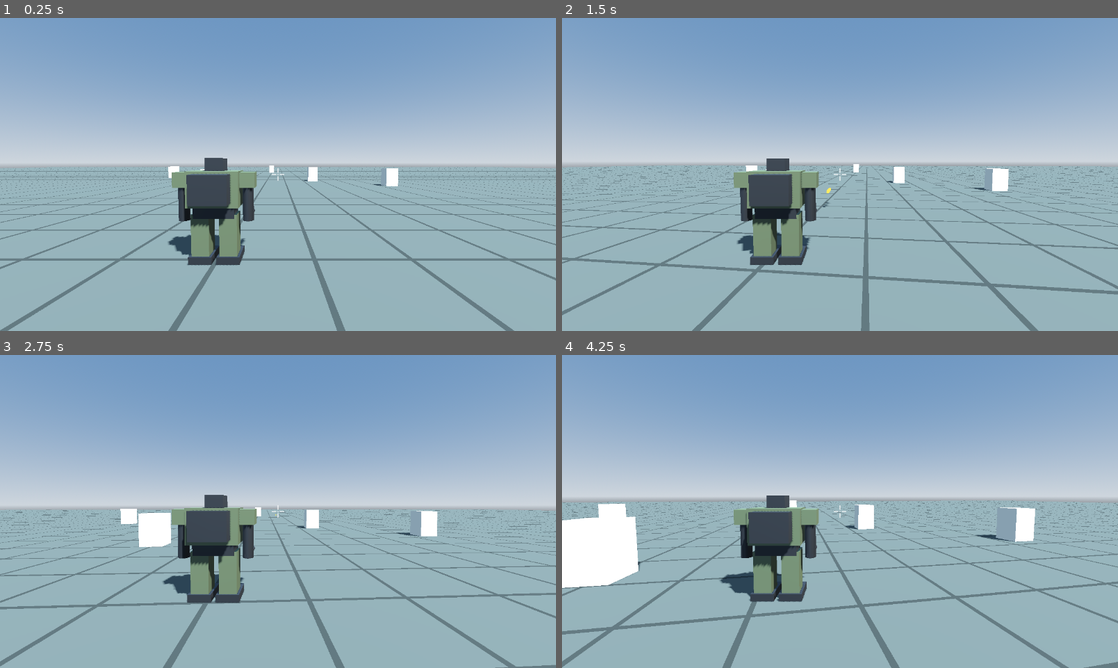
Above: before the commit, frames 1-4 (two rows, left to right).
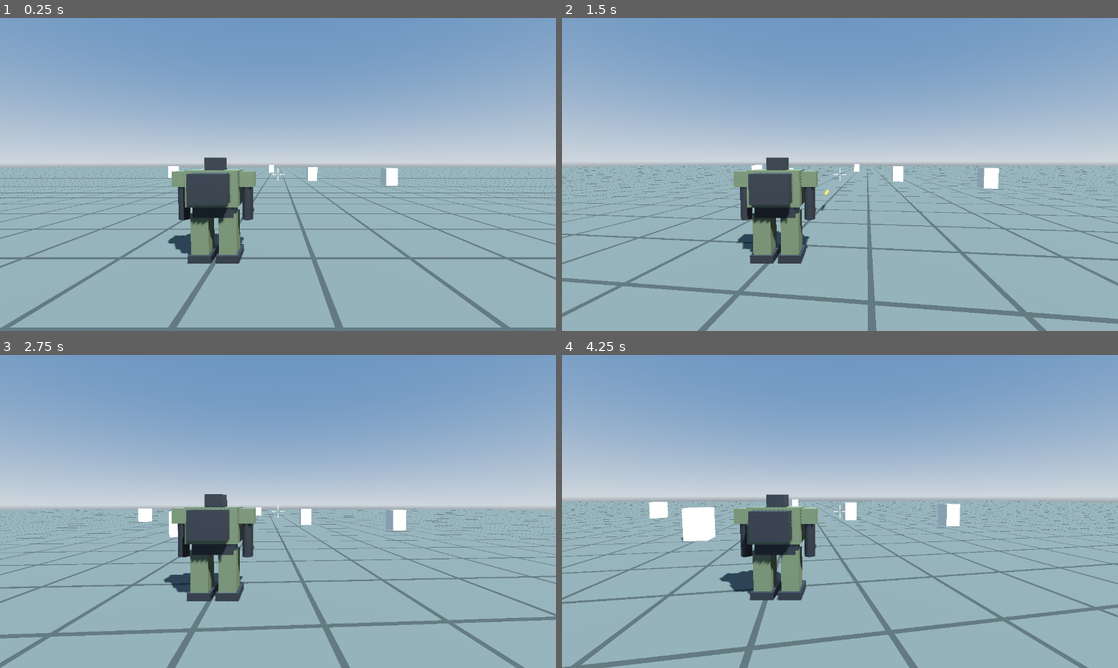
Above: after the commit, the same moments.

Repository: Sierra-117605/ARSENAL-FRONT
Game: Godot game, scene res://scenes/field_3d.tscn
The game is run twice, just before and just after one commit, with the same random seed, the same clock (stepped at 60 frames per second) and the same inputs.
Inputs (mouse positions are in pixels of both pictures, inside the frame that each line leads up to):
- Up to frame 1 (0.25 s): no input
- Up to frame 2 (1.5 s): tap Enter at 0.5 s; move the mouse to (867, 174) at 0.52 s; hold W (move_forward) from 0.53 s (still down); click (867, 174) at 0.6 s; move the mouse to (812, 174) at 1.27 s; click (812, 174) at 1.35 s
- Up to frame 3 (2.75 s): keep holding W (move_forward); move the mouse to (289, 505) at 2.02 s; click (289, 505) at 2.1 s
- Up to frame 4 (4.25 s): keep holding W (move_forward); move the mouse to (834, 517) at 2.77 s; click (834, 517) at 2.85 s; move the mouse to (878, 514) at 3.52 s; click (878, 514) at 3.6 s

The runs differ from the first frame. In frame 1, 6.4% of the frame differs, in the area x 0-100%, y 44-100%; in frame 2, 9.1%; in frame 3, 8.7%; in frame 4, 14%.

Commit message:
N1-5b: 自機を全高 15m（多用途歩行機）に拡大、カメラ・弾・標的・地面を合わせる
Co-Authored-By: Claude Opus 5 <noreply@anthropic.com>

Diff:
--- a/scenes/bullet.tscn
+++ b/scenes/bullet.tscn
@@ -10,7 +10,7 @@
 emission_energy_multiplier = 3.0
 
 [sub_resource type="BoxMesh" id="Mesh_tracer"]
-size = Vector3(0.2, 0.2, 2.5)
+size = Vector3(0.6, 0.6, 8)
 
 [node name="Bullet" type="Node3D"]
 script = ExtResource("1_bullet")
--- a/scenes/field_3d.tscn
+++ b/scenes/field_3d.tscn
@@ -33,7 +33,7 @@
 }
 
 void fragment() {
-	vec2 cell = abs(fract(world_pos.xz / 4.0) - 0.5);
+	vec2 cell = abs(fract(world_pos.xz / 15.0) - 0.5);
 	float line = step(0.475, max(cell.x, cell.y));
 	ALBEDO = mix(vec3(0.34, 0.36, 0.33), vec3(0.22, 0.24, 0.22), line);
 	ROUGHNESS = 0.95;
@@ -44,10 +44,10 @@
 shader = SubResource("GridShader")
 
 [sub_resource type="PlaneMesh" id="GroundMesh"]
-size = Vector2(400, 400)
+size = Vector2(1500, 1500)
 
 [sub_resource type="BoxShape3D" id="GroundShape"]
-size = Vector3(400, 1, 400)
+size = Vector3(1500, 1, 1500)
 
 [node name="Field3D" type="Node3D"]
 
@@ -73,23 +73,23 @@
 [node name="Targets" type="Node3D" parent="."]
 
 [node name="Target1" parent="Targets" instance=ExtResource("7_target")]
-transform = Transform3D(1, 0, 0, 0, 1, 0, 0, 0, 1, -8, 0, -25)
+transform = Transform3D(1, 0, 0, 0, 1, 0, 0, 0, 1, -30, 0, -94)
 target_id = "target_01"
 
 [node name="Target2" parent="Targets" instance=ExtResource("7_target")]
-transform = Transform3D(1, 0, 0, 0, 1, 0, 0, 0, 1, 10, 0, -40)
+transform = Transform3D(1, 0, 0, 0, 1, 0, 0, 0, 1, 37.5, 0, -150)
 target_id = "target_02"
 
 [node name="Target3" parent="Targets" instance=ExtResource("7_target")]
-transform = Transform3D(1, 0, 0, 0, 1, 0, 0, 0, 1, -25, 0, -50)
+transform = Transform3D(1, 0, 0, 0, 1, 0, 0, 0, 1, -94, 0, -187.5)
 target_id = "target_03"
 
 [node name="Target4" parent="Targets" instance=ExtResource("7_target")]
-transform = Transform3D(1, 0, 0, 0, 1, 0, 0, 0, 1, 22, 0, -30)
+transform = Transform3D(1, 0, 0, 0, 1, 0, 0, 0, 1, 82.5, 0, -112.5)
 target_id = "target_04"
 
 [node name="Target5" parent="Targets" instance=ExtResource("7_target")]
-transform = Transform3D(1, 0, 0, 0, 1, 0, 0, 0, 1, 0, 0, -80)
+transform = Transform3D(1, 0, 0, 0, 1, 0, 0, 0, 1, 0, 0, -300)
 target_id = "target_05"
 
 [node name="Pilot" type="Node" parent="." node_paths=PackedStringArray("start_seat")]
--- a/scenes/robot.tscn
+++ b/scenes/robot.tscn
@@ -55,22 +55,24 @@
 size = Vector3(1.4, 1.1, 0.6)
 
 [sub_resource type="CapsuleShape3D" id="Shape_body"]
-radius = 1.0
-height = 4.0
+radius = 3.75
+height = 15.0
 
 [node name="Robot" type="CharacterBody3D"]
 script = ExtResource("1_robot")
 pilotable_id = "robot_01"
+machine_type = "multirole_walker"
 
 [node name="DriverSeat" type="Marker3D" parent="."]
-transform = Transform3D(1, 0, 0, 0, 1, 0, 0, 0, 1, 0, 3, 0)
+transform = Transform3D(1, 0, 0, 0, 1, 0, 0, 0, 1, 0, 11.25, 0)
 script = ExtResource("2_seat")
 
 [node name="Collision" type="CollisionShape3D" parent="."]
-transform = Transform3D(1, 0, 0, 0, 1, 0, 0, 0, 1, 0, 2, 0)
+transform = Transform3D(1, 0, 0, 0, 1, 0, 0, 0, 1, 0, 7.5, 0)
 shape = SubResource("Shape_body")
 
 [node name="Visual" type="Node3D" parent="."]
+transform = Transform3D(3.75, 0, 0, 0, 3.75, 0, 0, 0, 3.75, 0, 0, 0)
 
 [node name="LegL" type="MeshInstance3D" parent="Visual"]
 transform = Transform3D(1, 0, 0, 0, 1, 0, 0, 0, 1, -0.55, 1.05, 0)
@@ -143,5 +145,5 @@
 surface_material_override/0 = SubResource("Mat_frame")
 
 [node name="Weapon" type="Marker3D" parent="."]
-transform = Transform3D(1, 0, 0, 0, 1, 0, 0, 0, 1, 1.3, 1.75, -1.45)
+transform = Transform3D(1, 0, 0, 0, 1, 0, 0, 0, 1, 4.875, 6.5625, -5.4375)
 script = ExtResource("3_weapon")
--- a/scenes/target.tscn
+++ b/scenes/target.tscn
@@ -3,18 +3,18 @@
 [ext_resource type="Script" path="res://scripts/action/target.gd" id="1_target"]
 
 [sub_resource type="BoxMesh" id="Mesh_target"]
-size = Vector3(2, 3, 2)
+size = Vector3(7.5, 11.25, 7.5)
 
 [sub_resource type="BoxShape3D" id="Shape_target"]
-size = Vector3(2, 3, 2)
+size = Vector3(7.5, 11.25, 7.5)
 
 [node name="Target" type="StaticBody3D"]
 script = ExtResource("1_target")
 
 [node name="Mesh" type="MeshInstance3D" parent="."]
-transform = Transform3D(1, 0, 0, 0, 1, 0, 0, 0, 1, 0, 1.5, 0)
+transform = Transform3D(1, 0, 0, 0, 1, 0, 0, 0, 1, 0, 5.625, 0)
 mesh = SubResource("Mesh_target")
 
 [node name="Collision" type="CollisionShape3D" parent="."]
-transform = Transform3D(1, 0, 0, 0, 1, 0, 0, 0, 1, 0, 1.5, 0)
+transform = Transform3D(1, 0, 0, 0, 1, 0, 0, 0, 1, 0, 5.625, 0)
 shape = SubResource("Shape_target")
--- a/scripts/action/bullet.gd
+++ b/scripts/action/bullet.gd
@@ -5,9 +5,9 @@
 ## 当たった相手が take_hit を持っていれば呼ぶ（標的などが受け取る）。
 
 ## 飛ぶ速さ（メートル/秒）
-@export var speed: float = 100.0
+@export var speed: float = 300.0
 ## これだけ飛んだら消える（メートル）
-@export var max_distance: float = 300.0
+@export var max_distance: float = 1200.0
 ## 1 発のダメージ（標的の耐久を減らす量）
 @export var damage: int = 1
 
--- a/scripts/action/player_input.gd
+++ b/scripts/action/player_input.gd
@@ -12,7 +12,7 @@
 @export var mouse_sensitivity: float = 0.003
 
 ## 照準の先を探す最大距離（メートル）
-@export var aim_range: float = 500.0
+@export var aim_range: float = 2000.0
 
 ## マウスでカメラを回せる状態か（Esc で解除、画面クリックで再開）
 var look_enabled: bool = true
--- a/scripts/action/robot.gd
+++ b/scripts/action/robot.gd
@@ -1,11 +1,14 @@
 class_name Robot
 extends Pilotable
 ## 二足歩行ロボット。操縦入力に従って歩く。
+## Phase 1 の自機は多用途歩行機（全高 約 15m、SPEC §0.9）。
 
+## 機種（SPEC §0.9 の機種区分。保存用の文字列）
+@export var machine_type: String = "multirole_walker"
 ## 歩く速さ（メートル/秒）
-@export var walk_speed: float = 6.0
+@export var walk_speed: float = 12.0
 ## 歩き出し・止まりの滑らかさ（大きいほどキビキビ）
-@export var acceleration: float = 30.0
+@export var acceleration: float = 40.0
 
 ## 重力の強さ（プロジェクト設定の値を使う）
 var gravity: float = ProjectSettings.get_setting("physics/3d/default_gravity")
@@ -34,3 +37,16 @@
 	# 射撃ボタンが押されていれば、照準の先へ撃つ
 	if control["fire"] and weapon != null:
 		weapon.try_fire(Pilotable.aim_point(control), self)
+
+
+## 保存用の状態に機種を加える
+func to_dict() -> Dictionary:
+	var data := super.to_dict()
+	data["machine_type"] = machine_type
+	return data
+
+
+## 保存した状態から機種も戻す
+func from_dict(data: Dictionary) -> void:
+	super.from_dict(data)
+	machine_type = data.get("machine_type", machine_type)
--- a/scripts/action/third_person_view.gd
+++ b/scripts/action/third_person_view.gd
@@ -4,13 +4,13 @@
 ## 機体が画面のやや左に映り、画面中央の照準が機体に隠れない（SPEC §0.7）。
 
 ## 回転の中心の高さ（機体の足元から。胸〜頭のあたり）
-@export var pivot_height: float = 3.5
+@export var pivot_height: float = 13.0
 ## 回転の中心からカメラまでの距離
-@export var distance: float = 9.0
+@export var distance: float = 34.0
 ## カメラを右にずらす量（肩越し）
-@export var shoulder_offset: float = 2.5
+@export var shoulder_offset: float = 9.5
 ## カメラが地面に潜らないための最低の高さ
-@export var min_camera_height: float = 0.5
+@export var min_camera_height: float = 2.0
 
 
 func update_camera(camera: Camera3D, target: Node3D, yaw: float, pitch: float) -> void:
--- a/tests/test_n1_4_fire.gd
+++ b/tests/test_n1_4_fire.gd
@@ -1,5 +1,5 @@
 extends SceneTree
-## N1-4 の自動確認：左クリックで弾が照準の方向へ飛び、物に当たると消えるか調べる。
+## N1-4 の自動確認（N1-5b で自機 15m に合わせて壁を拡大）：左クリックで弾が照準の方向へ飛び、物に当たると消えるか調べる。
 ## 実行：Godot_console.exe --headless --path . --script res://tests/test_n1_4_fire.gd
 ## 画像も撮る場合（--headless を外す）：... --script res://tests/test_n1_4_fire.gd -- --shot=<保存先.png>
 
@@ -26,7 +26,7 @@
 	_add_test_wall()
 
 
-## 試験用の壁：正面 30m 先。当たった回数を数える
+## 試験用の壁：正面 100m 先。当たった回数を数える
 func _add_test_wall() -> void:
 	var script := GDScript.new()
 	script.source_code = "extends StaticBody3D\nvar hits := 0\nfunc take_hit(d: int) -> void:\n\thits += d\n"
@@ -35,7 +35,7 @@
 	wall.set_script(script)
 	var shape := CollisionShape3D.new()
 	var box := BoxShape3D.new()
-	box.size = Vector3(10, 10, 1)
+	box.size = Vector3(40, 40, 2)
 	shape.shape = box
 	wall.add_child(shape)
 	var mesh := MeshInstance3D.new()
@@ -44,7 +44,7 @@
 	mesh.mesh = bm
 	wall.add_child(mesh)
 	field.add_child(wall)
-	wall.position = Vector3(0, 3, -30)  # フィールドは原点にあるので位置＝世界座標
+	wall.position = Vector3(0, 20, -100)  # フィールドは原点にあるので位置＝世界座標
 
 
 func _physics_process(_delta: float) -> bool:
--- a/tests/test_n1_5_targets.gd
+++ b/tests/test_n1_5_targets.gd
@@ -96,7 +96,7 @@
 
 ## 照準（画面中央）が標的の中心に重なるようにカメラの向きを合わせる
 func _aim_at(t: Target) -> void:
-	var center := t.global_position + Vector3(0, 1.5, 0)
+	var center: Vector3 = t.get_node("Collision").global_position
 	var dir := center - camera.global_position
 	rig.yaw = atan2(-dir.x, -dir.z)
 	rig.pitch = atan2(dir.y, Vector2(dir.x, dir.z).length())
Not shown, changed: KNOWLEDGE.md
Not shown, changed: TODO.md
